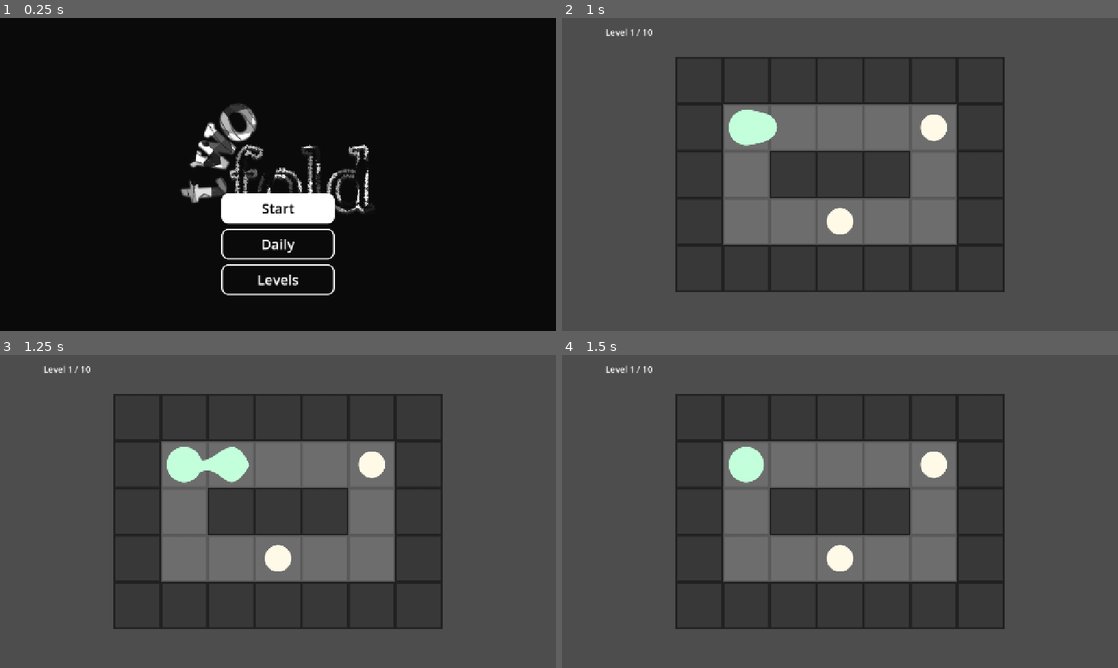
Above: before the commit, frames 1-4 (two rows, left to right).
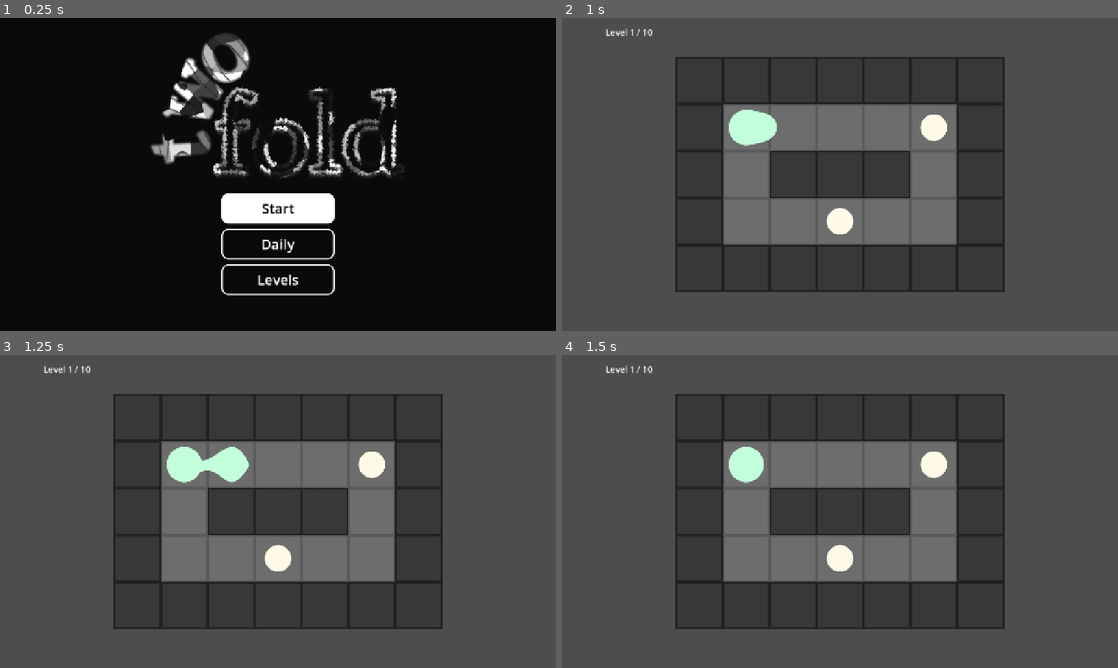
Above: after the commit, the same moments.

Repository: LowPolyPhosphorus/twofold
Game: Godot game, scene res://main.tscn
Same seed, same stepped clock (60 frames per second), same inputs: the game is played once before the commit and once after it.
Inputs (mouse positions are in pixels of both pictures, inside the frame that each line leads up to):
- Up to frame 1 (0.25 s): no input
- Up to frame 2 (1 s): tap Enter (ui_accept) at 0.5, 0.77 s; move the mouse to (962, 158) at 0.52 s; hold Right (ui_right) from 0.53 s (still down); tap R at 0.6 s; click (962, 158) at 0.67 s
- Up to frame 3 (1.25 s): keep holding Right (ui_right)
- Up to frame 4 (1.5 s): move the mouse to (728, 527) at 1.27 s; release Right (ui_right) at 1.28 s; hold Down (ui_down) from 1.28 s (still down); tap Z at 1.35 s

The runs differ from the first frame. In frame 1, 6.9% of the frame differs, in the area x 27-72%, y 4-63%; in frame 2, nothing differs; in frame 3, nothing differs; in frame 4, nothing differs.

Commit message:
Fit title logo above the menu buttons

Diff:
--- a/main.gd
+++ b/main.gd
@@ -310,9 +310,10 @@
 	var font := ThemeDB.fallback_font
 	draw_rect(Rect2(Vector2.ZERO, vp), Color("0a0a0a"))
 	var ls := TEX_LOGO.get_size()
-	var lw := minf(ls.x, vp.x * 0.6)
-	var lh := lw * ls.y / ls.x
-	draw_texture_rect(TEX_LOGO, Rect2(Vector2((vp.x - lw) / 2, vp.y * 0.45 - lh / 2), Vector2(lw, lh)), false)
+	var space := start_rect().position.y
+	var sc := minf(vp.x * 0.6 / ls.x, (space - 60.0) / ls.y)
+	var lsz := ls * sc
+	draw_texture_rect(TEX_LOGO, Rect2(Vector2((vp.x - lsz.x) / 2, (space - lsz.y) / 2), lsz), false)
 	var r := start_rect()
 	var hover := r.has_point(get_local_mouse_position())
 	var box := StyleBoxFlat.new()
